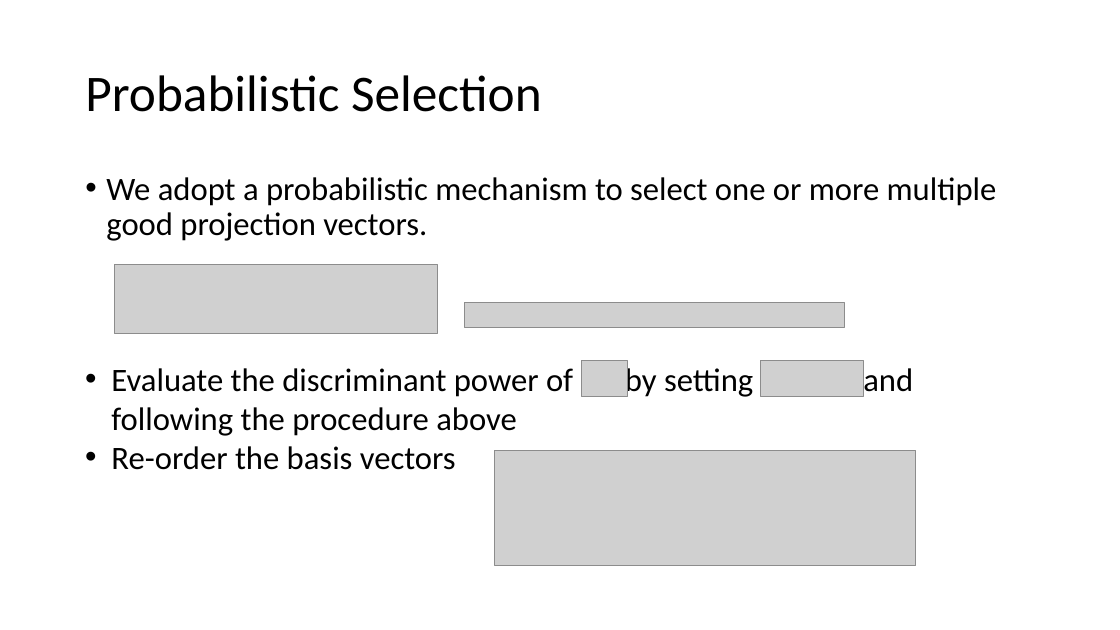
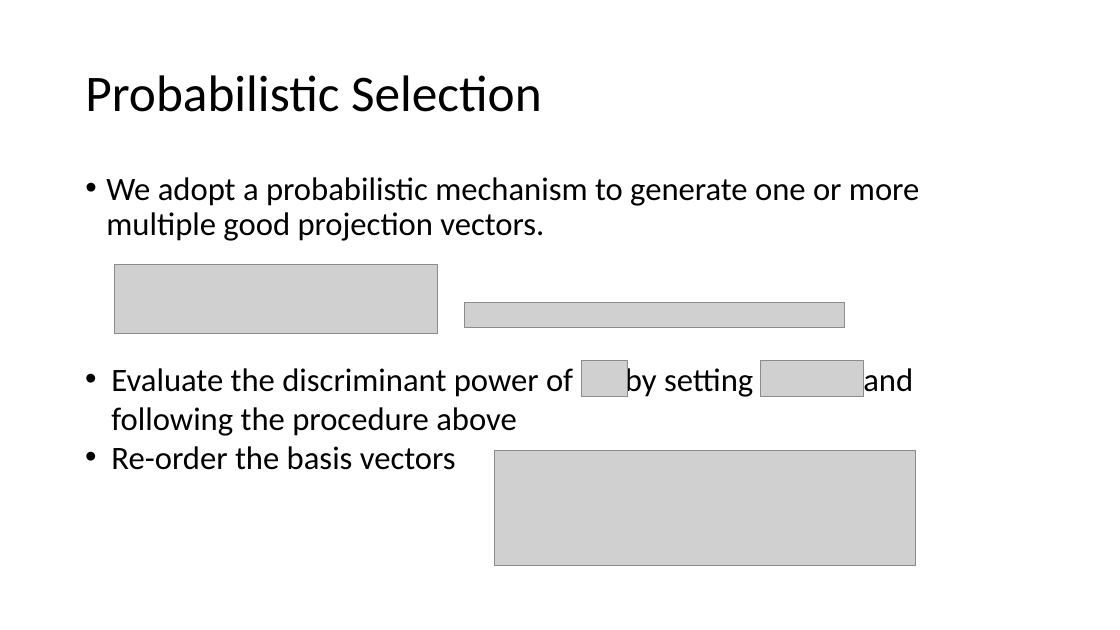
Before and after one commit to Vincent1837/Schools, a slide deck: slide 8 of Low_Powered_AI_Lab/Subspace Learning Machine.pptx. Drawn at 1120x630 pixels with LibreOffice and Linux fonts; fonts in the diff are those of the drawing; grey boxes stand for pictures. Boxes give left, top, right and bottom in pixels: in the first picture for what was removed or moved away, otherwise in the second. Text is boxed around its words. In the diff, an @@ line names an element or a change of style, - is before the commit and + after.

```diff
--- a/Low_Powered_AI_Lab/Subspace Learning Machine.pptx
+++ b/Low_Powered_AI_Lab/Subspace Learning Machine.pptx
@@ text at (x1=106, y1=177, x2=919, y2=241): text changed @@
-• We adopt a probabilistic mechanism to select one or more multiple good projection vectors.
+• We adopt a probabilistic mechanism to generate one or more multiple good projection vectors.
```
Also in this commit, not shown: 2 other slides changed, 5 slides added, 2 slides removed, 3 other files.
